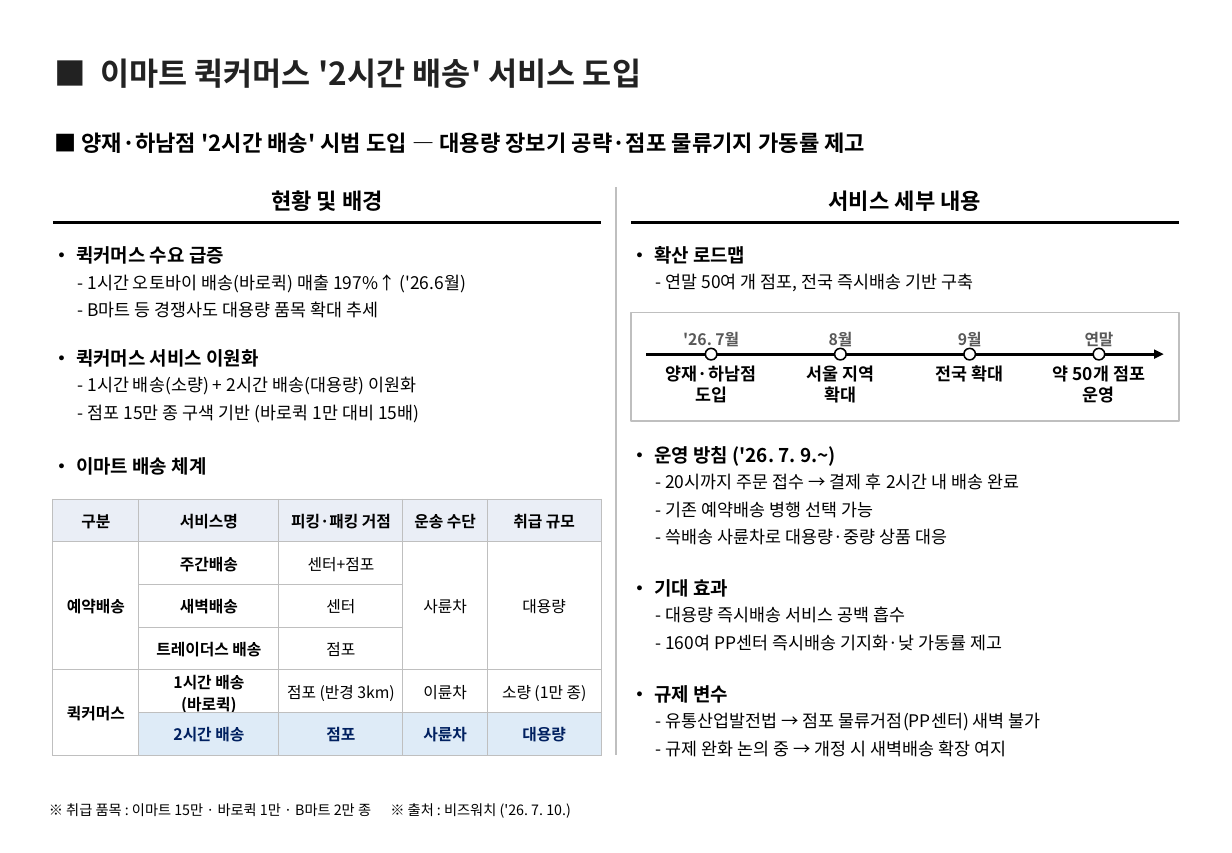
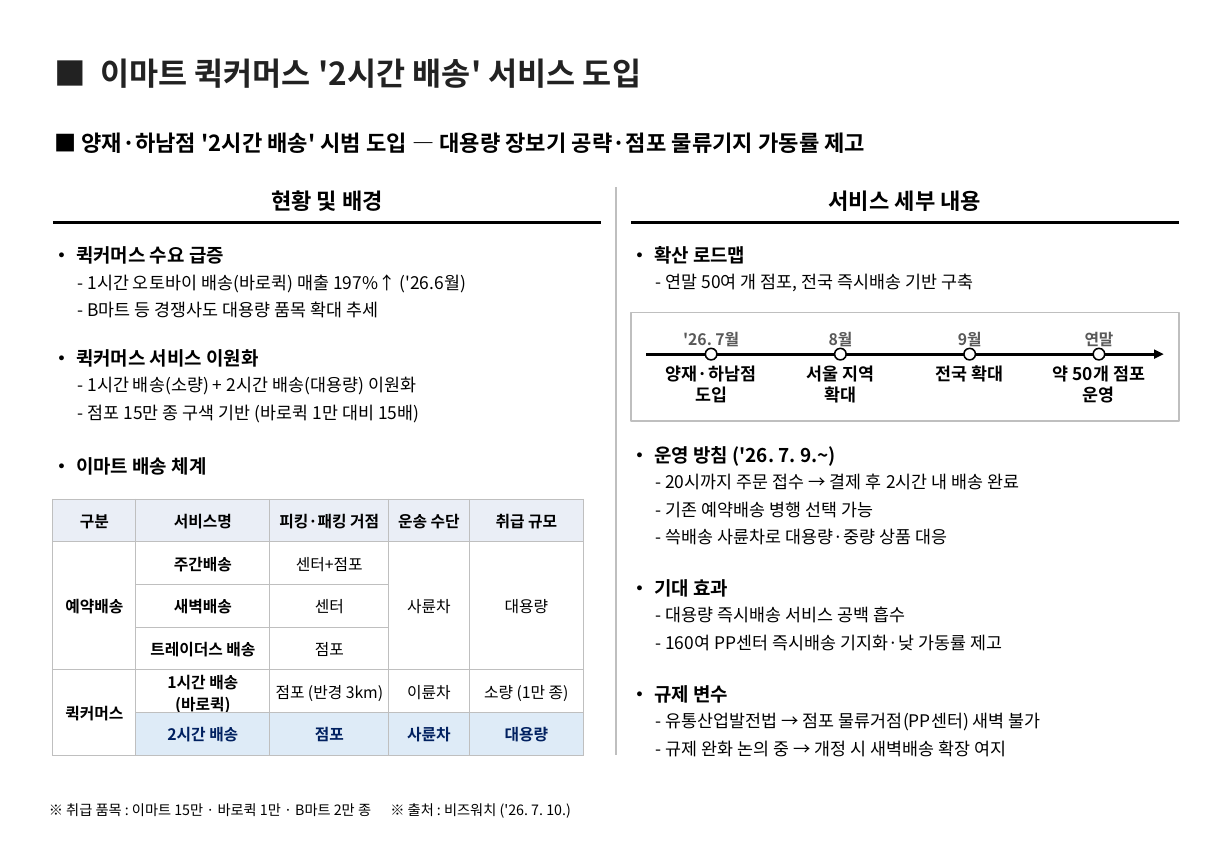
Before and after one commit to avoseed/web1, a slide deck: slide 1 of reports/ssg-quickcommerce-onepager.pptx. Drawn at 1232x853 pixels with LibreOffice and Linux fonts; fonts in the diff are those of the drawing. Boxes give left, top, right and bottom in pixels: in the first picture for what was removed or moved away, otherwise in the second. Text is boxed around its words. In the diff, an @@ line names an element or a change of style, - is before the commit and + after.

```diff
--- a/reports/ssg-quickcommerce-onepager.pptx
+++ b/reports/ssg-quickcommerce-onepager.pptx
@@ table: place and size @@
-table at bbox=[52, 499, 601, 755]
+table at bbox=[52, 499, 582, 755]
```
Also in this commit, not shown: 2 other files.
